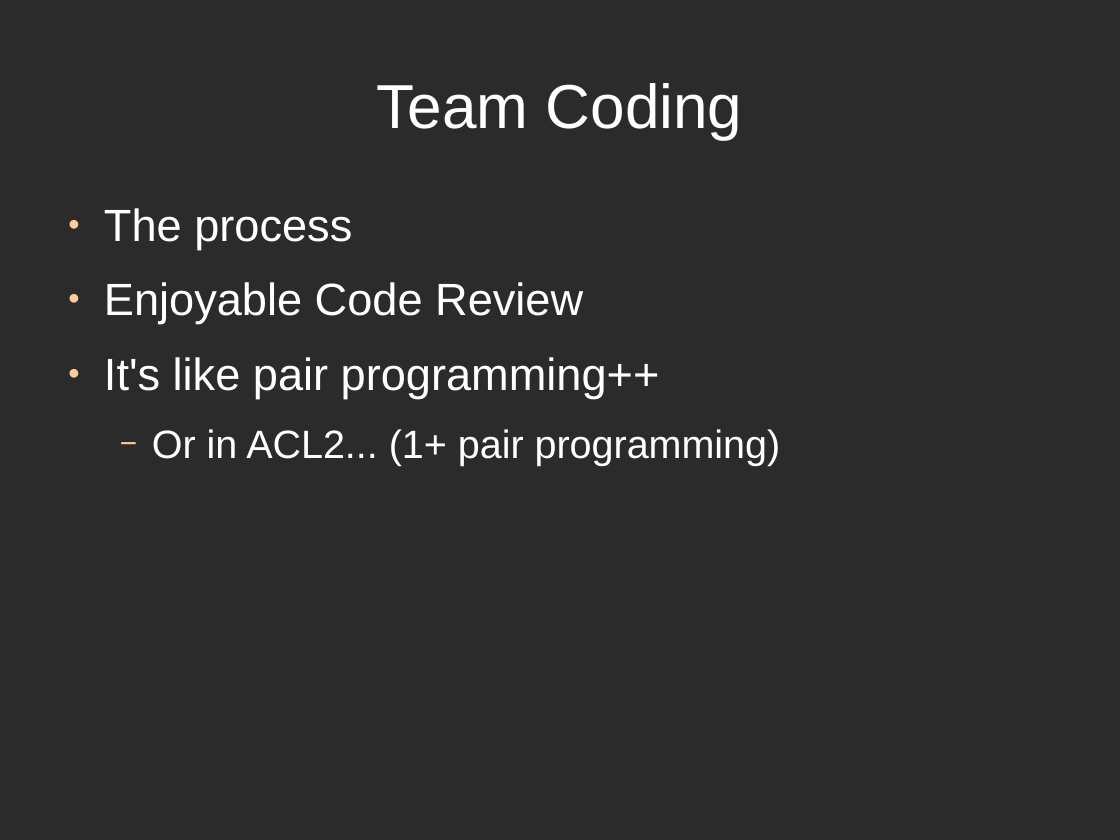
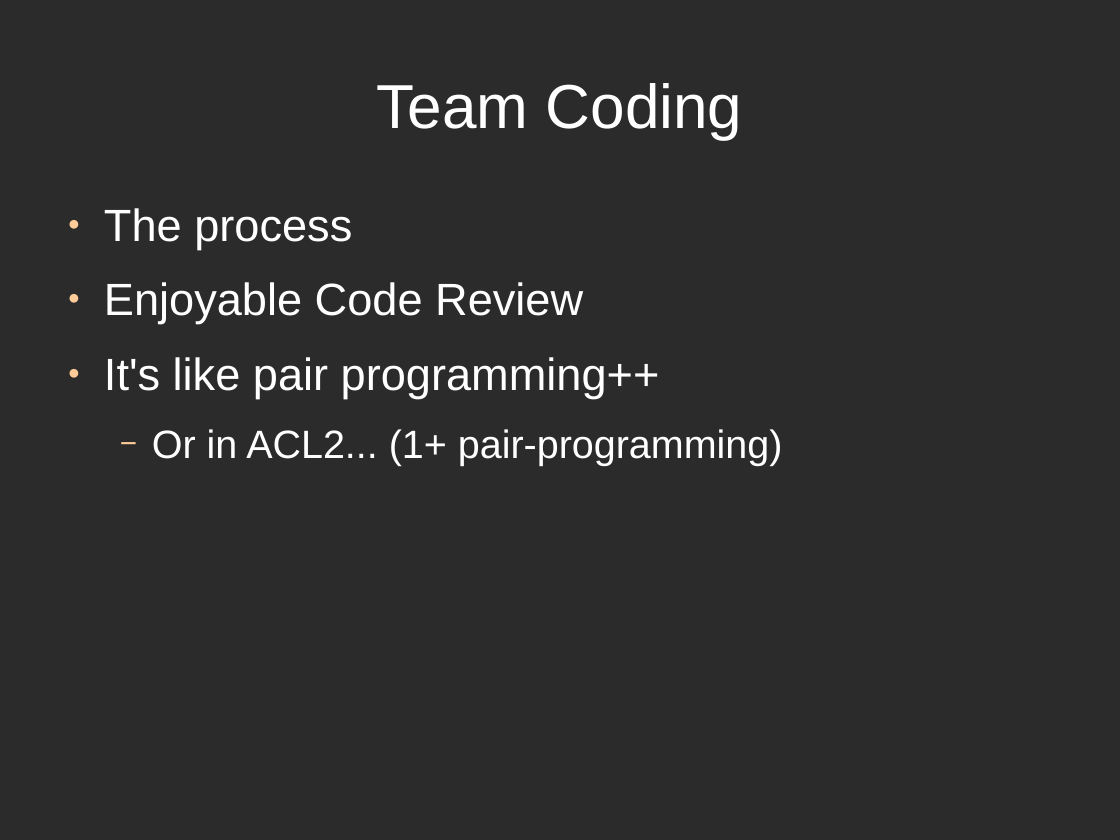
Before and after one commit to directrix1/se2, a slide deck: slide 14 of wip/SE2Presentation_2z.odp. Drawn at 1120x840 pixels with LibreOffice and Linux fonts; fonts in the diff are those of the drawing; background and template pictures are left out; a plain dark background stands for a picture behind light text. Boxes give left, top, right and bottom in pixels: in the first picture for what was removed or moved away, otherwise in the second. Text is boxed around its words. In the diff, an @@ line names an element or a change of style, - is before the commit and + after.

```diff
--- a/wip/SE2Presentation_2z.odp
+++ b/wip/SE2Presentation_2z.odp
@@ text at (x1=152, y1=429, x2=783, y2=466): text changed @@
-  − Or in ACL2... (1+ pair programming)
+  − Or in ACL2... (1+ pair-programming)
```
Also in this commit, not shown: 3 other slides changed.
